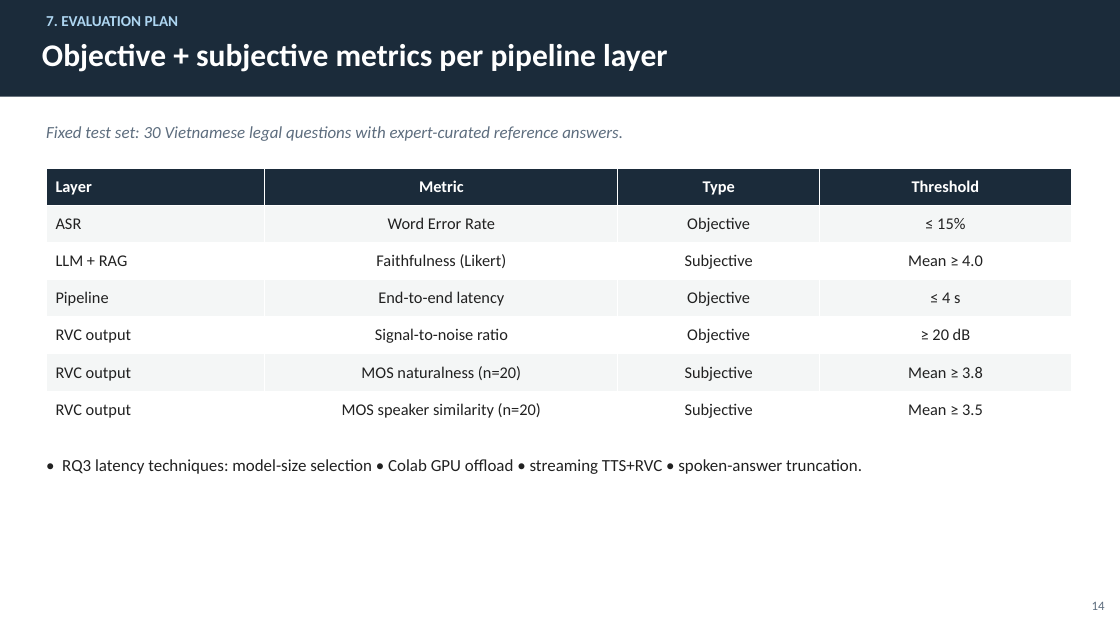
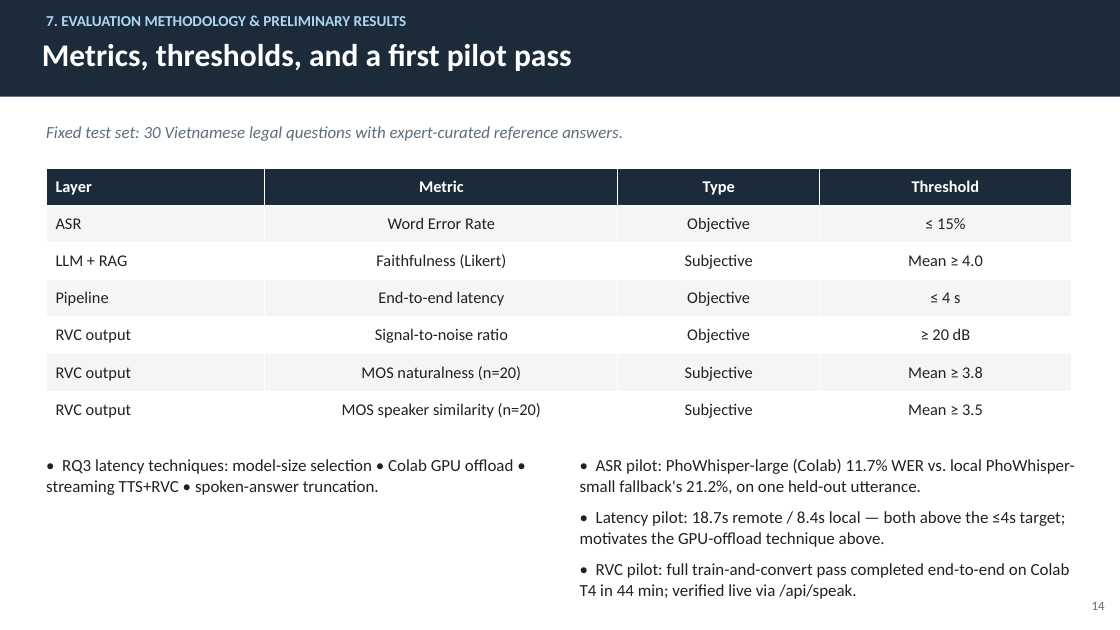
Before and after one commit to BaoNHN/rag-legal-assistant-voice, a slide deck: slide 14 of Thesis_Defense_24MSE23204.pptx. Drawn at 1120x630 pixels with LibreOffice and Linux fonts; fonts in the diff are those of the drawing. Boxes give left, top, right and bottom in pixels: in the first picture for what was removed or moved away, otherwise in the second. Text is boxed around its words. In the diff, an @@ line names an element or a change of style, - is before the commit and + after.

```diff
--- a/Thesis_Defense_24MSE23204.pptx
+++ b/Thesis_Defense_24MSE23204.pptx
@@ text at bbox=[46, 16, 407, 26]: text changed @@
-7. EVALUATION PLAN
+7. EVALUATION METHODOLOGY & PRELIMINARY RESULTS
@@ text at bbox=[42, 44, 572, 71]: text changed @@
-Objective + subjective metrics per pipeline layer
+Metrics, thresholds, and a first pilot pass
@@ text "• RQ3 latency techniques: model-size ..." rewrapped from bbox=[62, 459, 862, 474] to bbox=[46, 459, 514, 495] @@
@@ text added at bbox=[580, 459, 1075, 599], 14.5 pt, text #212121 @@
+• ASR pilot: PhoWhisper-large (Colab) 11.7% WER vs. local PhoWhisper-small fallback's 21.2%, on one held-out utterance.
+• Latency pilot: 18.7s remote / 8.4s local — both above the ≤4s target; motivates the GPU-offload technique above.
+• RVC pilot: full train-and-convert pass completed end-to-end on Colab T4 in 44 min; verified live via /api/speak.
```
Also in this commit, not shown: 7 other slides changed.
